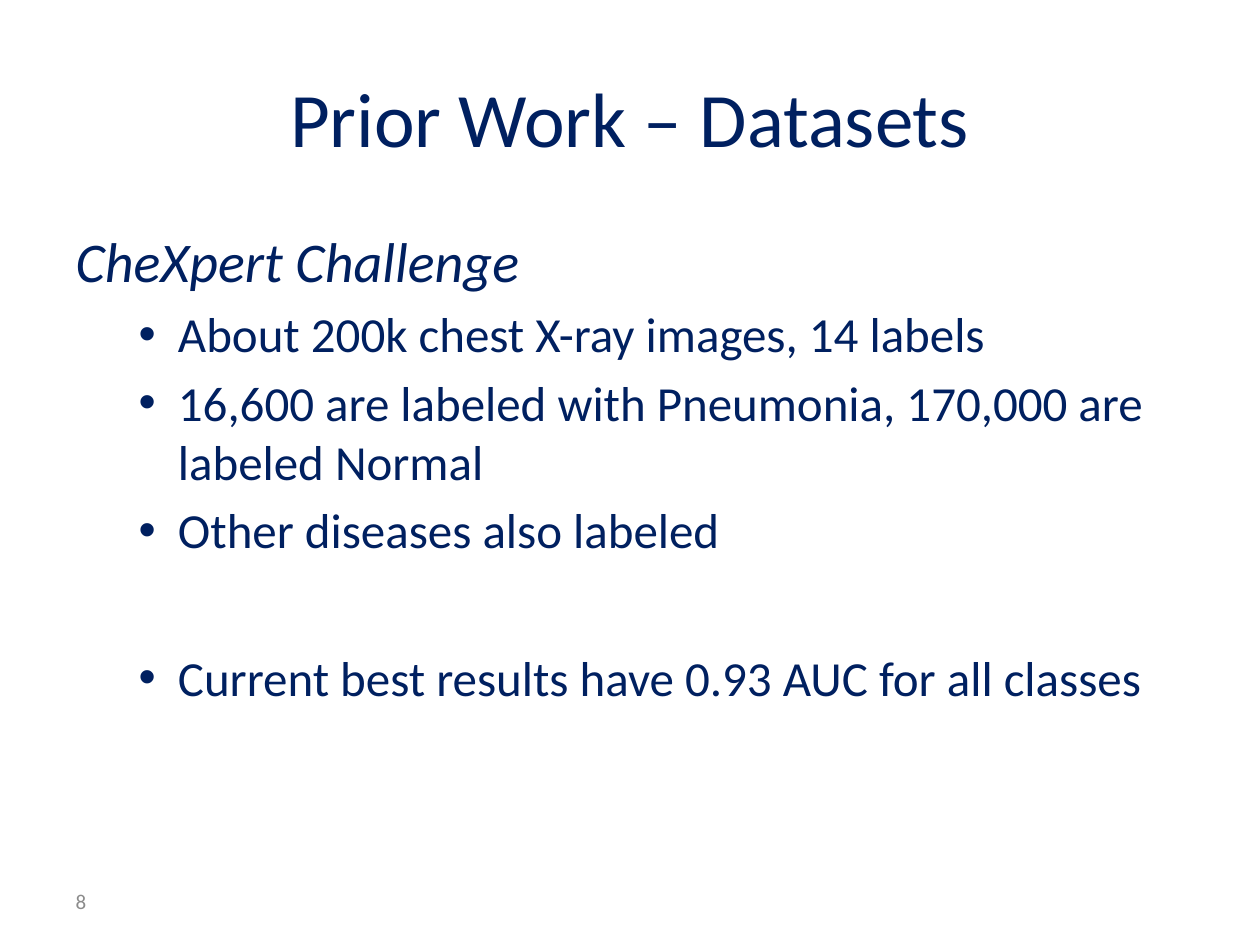
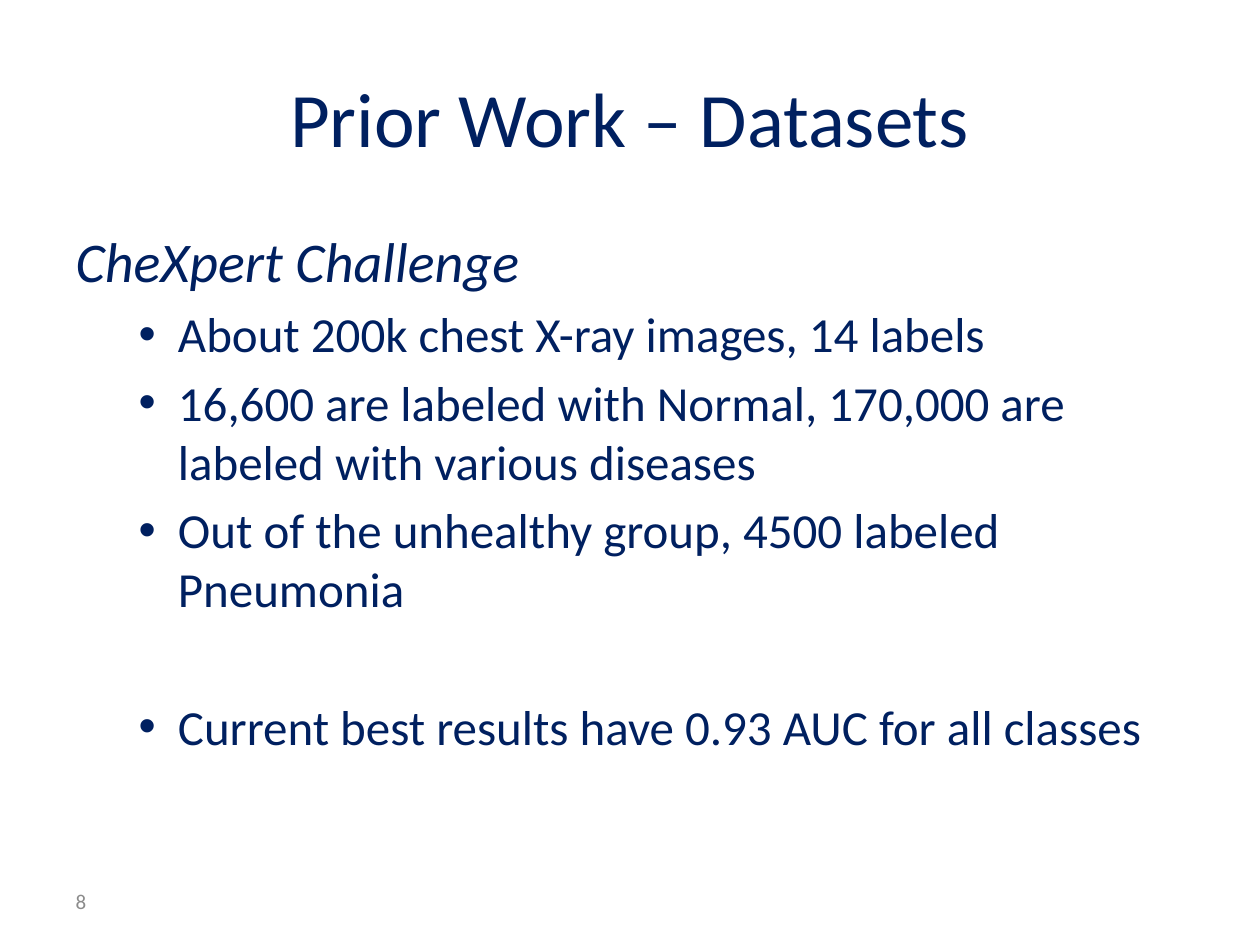
Before and after one commit to andyro2/Pneumonia-Detection-from-Chest-X-Rays-with-Robustness-to-Deformations, a slide deck: slide 8 of MidPresentation_Andy_Or.pptx. Drawn at 1260x945 pixels with LibreOffice and Linux fonts; fonts in the diff are those of the drawing; background and template pictures are left out. Boxes give left, top, right and bottom in pixels: in the first picture for what was removed or moved away, otherwise in the second. Text is boxed around its words. In the diff, an @@ line names an element or a change of style, - is before the commit and + after.

```diff
--- a/MidPresentation_Andy_Or.pptx
+++ b/MidPresentation_Andy_Or.pptx
@@ text at (178,387,1064,608): text changed @@
-  • 16,600 are labeled with Pneumonia, 170,000 are labeled Normal
-  • Other diseases also labeled
+  • 16,600 are labeled with Normal, 170,000 are labeled with various diseases
+  • Out of the unhealthy group, 4500 labeled Pneumonia
```
Also in this commit, not shown: 7 other slides changed.
